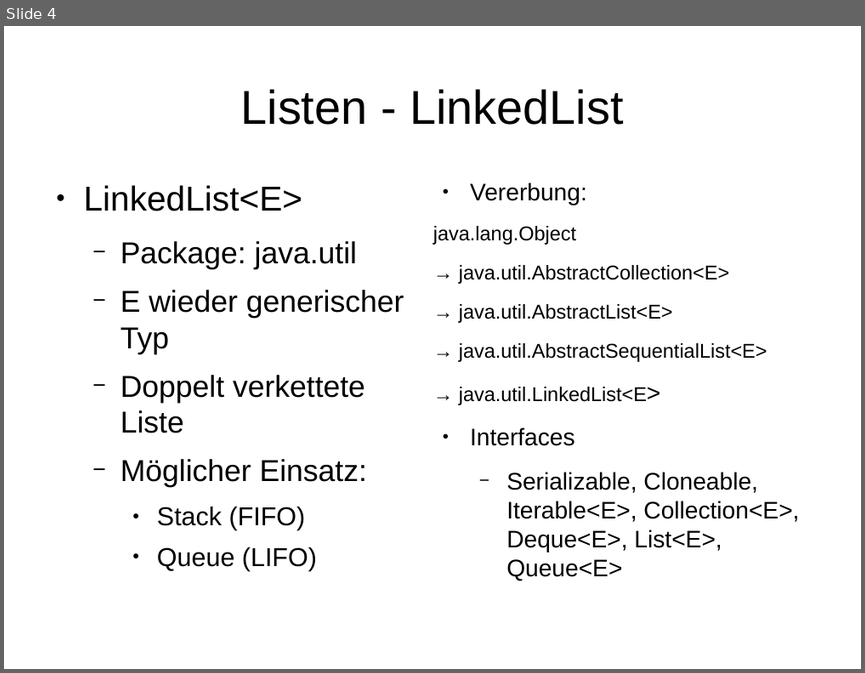
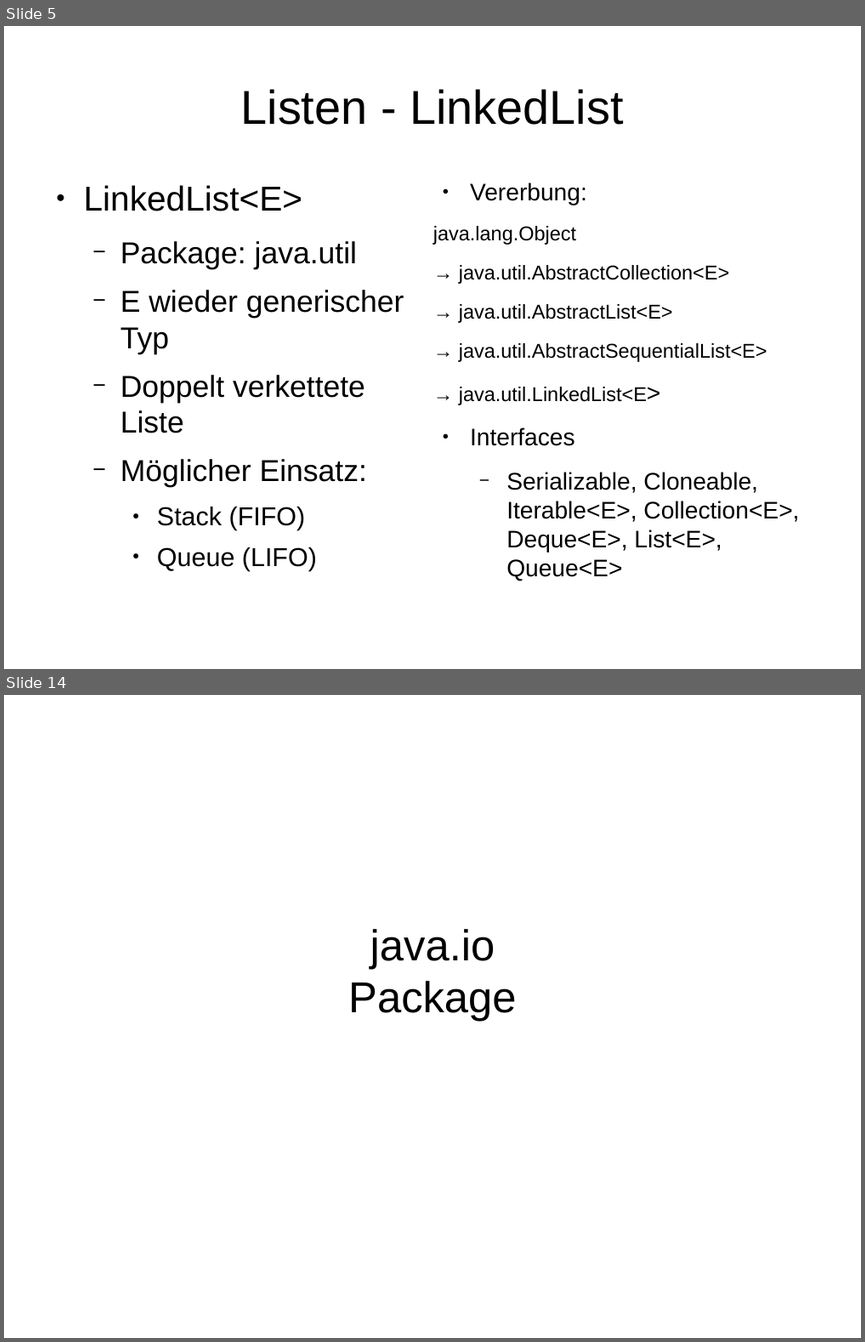
Before and after one commit to gormed/tutorium, a slide deck: Java_Documentation_Slides.odp. Shown one above the other, each under a label of ours: slide 4 before the commit, slides 5 and 14 after it; the slides between them are not shown. The pictures are 865x673 and 865x1342 pixels, drawn with LibreOffice and Linux fonts; fonts in the diff are those of the drawing. Boxes give left, top, right and bottom in pixels: in the first picture for what was removed or moved away, otherwise in the second. Text is boxed around its words. In the diff, an @@ line names an element or a change of style, - is before the commit and + after.

```diff
--- a/Java_Documentation_Slides.odp
+++ b/Java_Documentation_Slides.odp
@@ slide 14 added at (4, 695, 861, 1338), background #FFFFFF @@
@@ subtitle added at (348, 929, 517, 1021), 40 pt, text #000000 @@
+java.io
+Package
@@ what was slide 4 is now slide 5 @@
```
Also in this commit, not shown: 1 slide changed, 9 other slides added, 1 slide removed, 2 other files.
